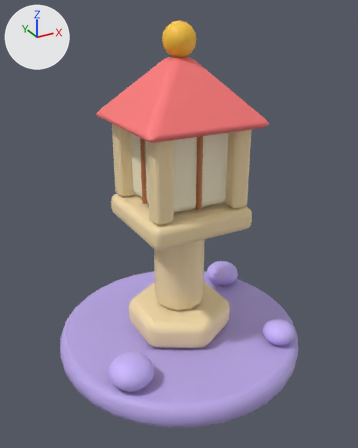
An edit to the FBX model EvolutionShop/Assets/EvolutionShop/Resources/Art/GrowthKit/DecorLantern.fbx, drawn before and after from the same camera.
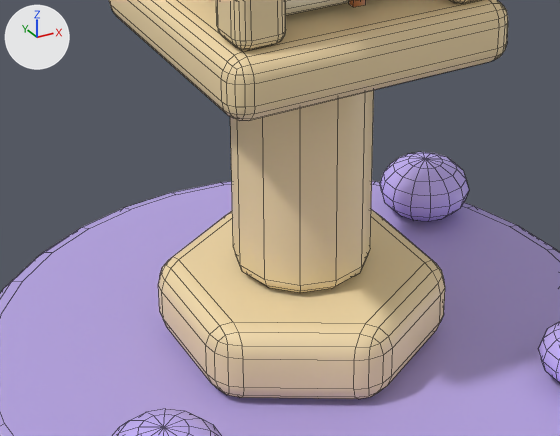
Each version appears first whole from a camera (50 mm lens) standing at (-0.29, -0.526, 0.455) and looking at (-0.005, -0.009, 0.196), and next in a close-up on the part from 20% to 75% of the width and 46% to 81% of the height. Lighting does not change. The marker at upper left points along +X, +Y and +Z. The last two pictures show the newer version. The close-ups show mesh edges as thin lines. Where no turn or scale is listed for an object, it has been applied to the vertices.

Script lines for the objects in view, before the commit:
```python
me_cylinder_415 = bpy.data.meshes.new('Cylinder.415')
me_cylinder_415.from_pydata(...)  # 2048 vertices, 2034 faces; spans x -0.17..0.17, y -0.17..0.17, z 0.0..0.44
# faces by material slot: [226, 982, 150, 24, 204, 112, 336]
me_cylinder_415.materials.append(mat_gk_rock)  # purple #b9a7e8
me_cylinder_415.materials.append(mat_gk_sand)  # beige #f7dfae
me_cylinder_415.materials.append(mat_gk_glowwarm)  # beige #fff4d6
me_cylinder_415.materials.append(mat_gk_wooddark)  # orange #b9713d
me_cylinder_415.materials.append(mat_gk_coral)  # red #ff7a7a
me_cylinder_415.materials.append(mat_gk_gold)  # yellow #ffc93c
me_cylinder_415.materials.append(mat_gk_pebble2)  # purple #c9b6ff
ob_decorlantern_mesh = bpy.data.objects.new('DecorLantern mesh', me_cylinder_415)
ob_decorlantern_mesh.location = (0.0, 0.0, 0.0)
```
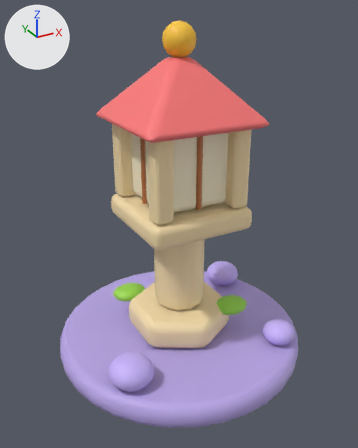
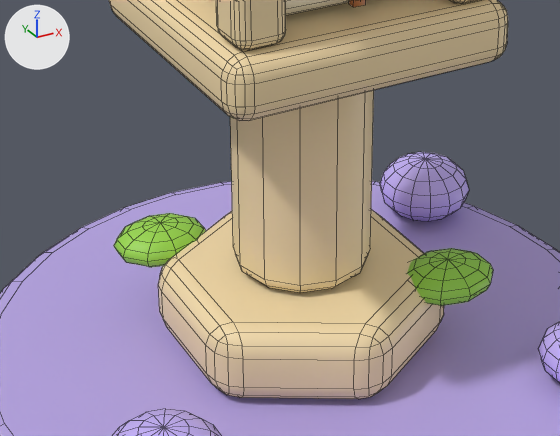
Boxes (x1, y1, x2, y2) around the edits, measured in the close-ups (560 x 436 px):
part 1 of me_cylinder_415, added (green)
    after: (114, 213, 206, 267)
part 2 of me_cylinder_415, added (green)
    after: (407, 248, 493, 306)

What changed in the scene script:
```text
Add mat_gk_lime:
    mat_gk_lime = principled_material('GK_Lime')
    mat_gk_lime.base_color = (0.328, 0.708, 0.0742)  # green #9bdb4d
Change me_cylinder_415:
    used by ob_decorlantern_mesh; location = (0.0, 0.0, 0.0)
    remove me_cylinder_415.from_pydata(...)  # 2048 vertices, 2034 faces; spans x -0.17..0.17, y -0.17..0.17, z 0.0..0.44
    add me_cylinder_415.from_pydata(...)  # 2192 vertices, 2194 faces; spans x -0.17..0.17, y -0.17..0.17, z 0.0..0.44
    me_cylinder_415 part 1: a new loose piece, a UV sphere (10 segments, 8 rings, poles along z) spanning x -0.074..-0.026, y 0.04..0.08, z 0.06..0.08, in mat_gk_lime (green #9bdb4d)
    me_cylinder_415 part 2: a new loose piece, a UV sphere (10 segments, 8 rings, poles along z) spanning x 0.036..0.084, y -0.06..-0.02, z 0.06..0.08, in mat_gk_lime (green #9bdb4d)
    add me_cylinder_415.materials.append(mat_gk_lime)  # green #9bdb4d
```
